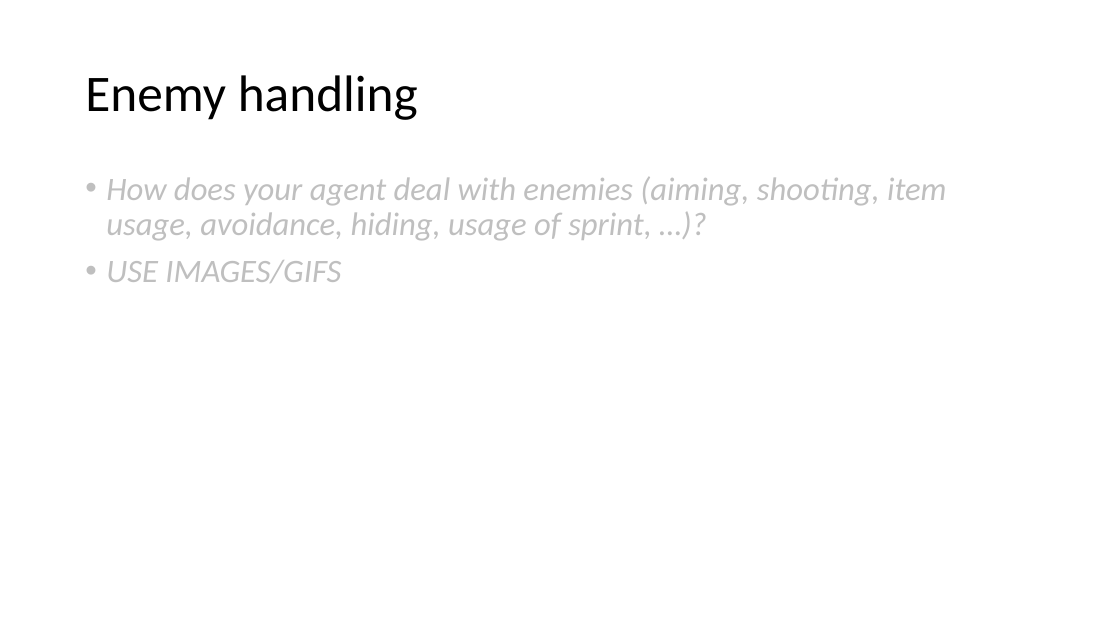
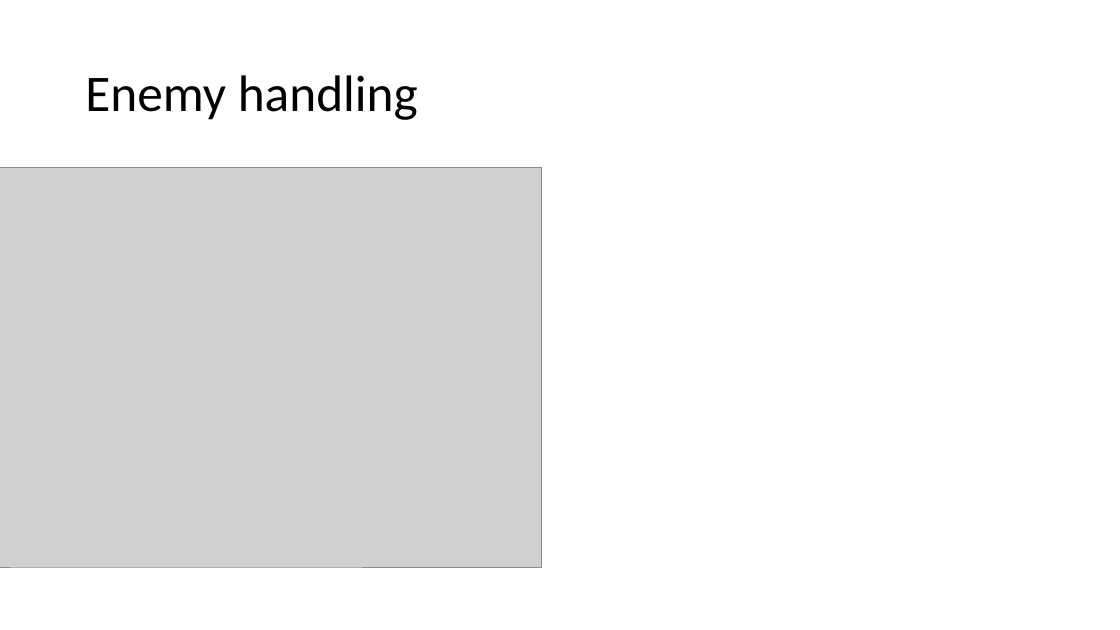
Before and after one commit to LuckyLuke00/Gameplay_Programming, a slide deck: slide 3 of DAE15_Kinoo_Lucas_GPP-Exam2022/GPP_ZombieAI_KinooLucas_2DAE15.pptx. Drawn at 1120x630 pixels with LibreOffice and Linux fonts; fonts in the diff are those of the drawing; grey boxes stand for pictures. Boxes give left, top, right and bottom in pixels: in the first picture for what was removed or moved away, otherwise in the second. Text is boxed around its words. In the diff, an @@ line names an element or a change of style, - is before the commit and + after.

```diff
--- a/DAE15_Kinoo_Lucas_GPP-Exam2022/GPP_ZombieAI_KinooLucas_2DAE15.pptx
+++ b/DAE15_Kinoo_Lucas_GPP-Exam2022/GPP_ZombieAI_KinooLucas_2DAE15.pptx
@@ picture added at box(0, 167, 542, 567) @@
@@ text removed at box(106, 177, 946, 283) @@
-• How does your agent deal with enemies (aiming, shooting, item usage, avoidance, hiding, usage of sprint, …)?
-• USE IMAGES/GIFS
```
Also in this commit, not shown: 3 other slides changed, 1 slide added, 1 slide removed, 1 other file.
